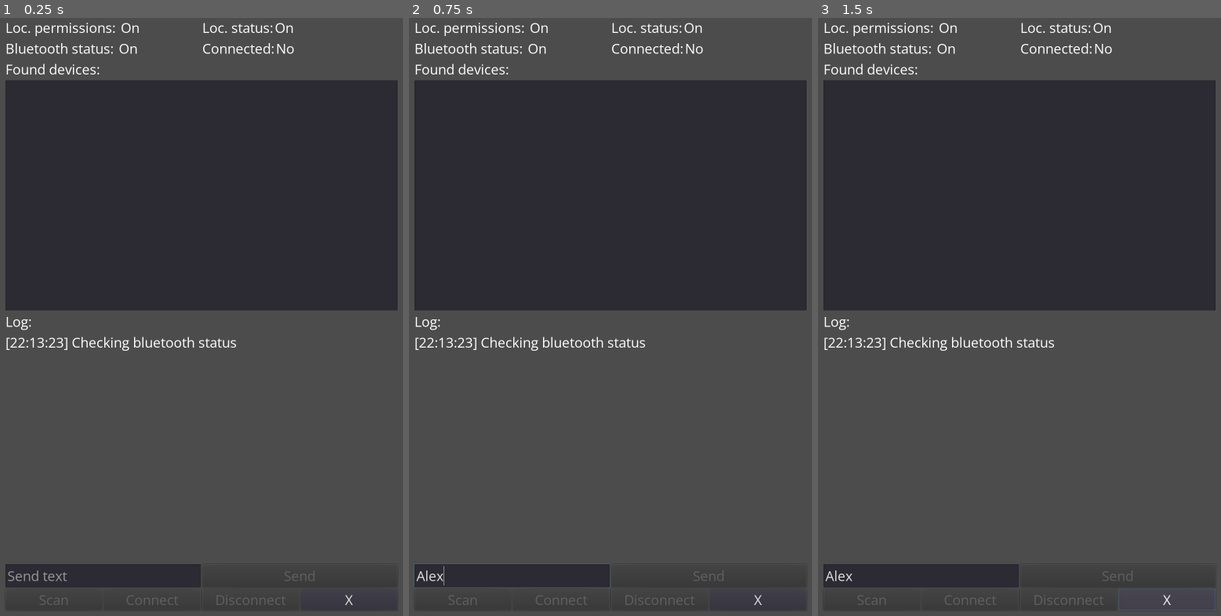
Above: before the commit, frames 1-3 (left to right).
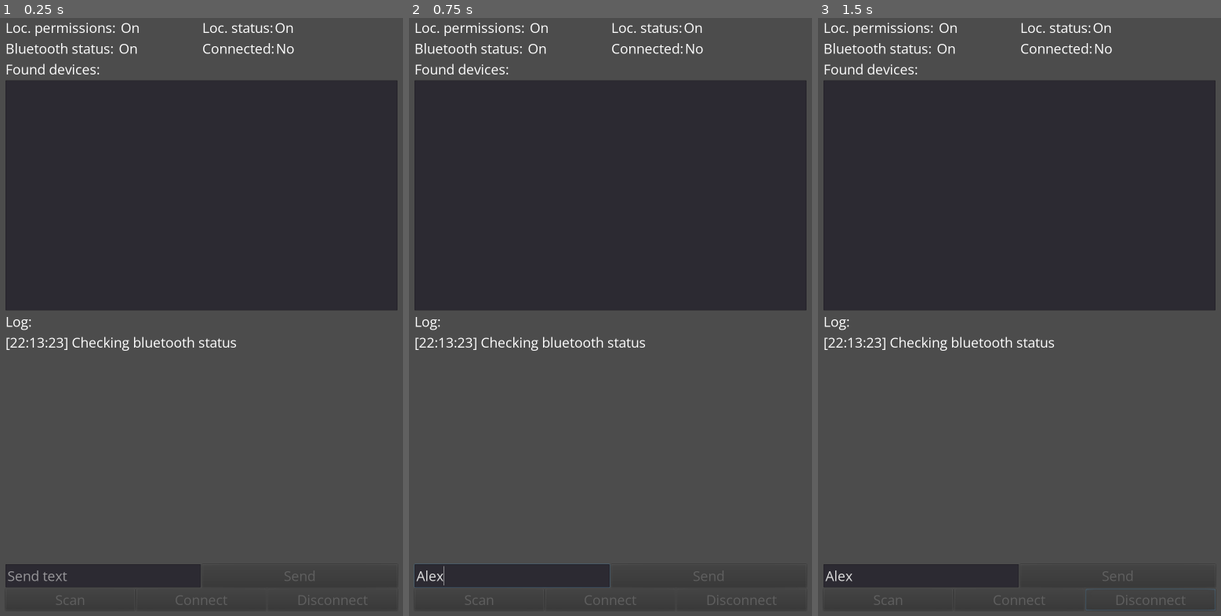
Above: after the commit, the same moments.

Repository: pablojimenezmateo/GodotAndroidBluetoothDemo
Game: Godot game, scene res://MainScene.tscn
Two runs of this game, one before a commit and one after it. Both use one fixed random seed, a clock stepped at 60 frames per second and the inputs below.
Inputs (mouse positions are in pixels of both pictures, inside the frame that each line leads up to):
- Up to frame 1 (0.25 s): no input
- Up to frame 2 (0.75 s): click (513, 574) at 0.52 s; type "Alex" at 0.6 s
- Up to frame 3 (1.5 s): click (1168, 598) at 1.25 s, where only the run before the commit has a clickable "X"

The runs differ from the first frame. In frame 1, 0.2% of the frame differs, in the area x 9-92%, y 96-99%; in frame 2, 0.2%; in frame 3, 0.2%, in the area x 9-92%, y 95-100%.
Error in both runs: Invalid call. Nonexistent function 'bluetoothStatus' in base 'Nil'. (res://MainScene.gd:133)

Commit message:
fix(ui): Remove unused button

Diff:
--- a/MainScene.gd
+++ b/MainScene.gd
@@ -285,7 +285,3 @@
 
 		send_button.disabled = false
 		disconnect_button.disabled = false
-
-
-func _on_Button_button_up():
-	GodotBluetooth344.askToEnableBluetooth()
--- a/MainScene.tscn
+++ b/MainScene.tscn
@@ -176,35 +176,27 @@
 size_flags_horizontal = 3
 
 [node name="ScanButton" type="Button" parent="VBoxContainer/TextAndButtons/Buttons"]
-margin_right = 247.0
+margin_right = 330.0
 margin_bottom = 55.0
 size_flags_horizontal = 3
 text = "Scan"
 
 [node name="ConnectButton" type="Button" parent="VBoxContainer/TextAndButtons/Buttons"]
-margin_left = 251.0
-margin_right = 498.0
+margin_left = 334.0
+margin_right = 665.0
 margin_bottom = 55.0
 size_flags_horizontal = 3
 text = "Connect"
 
 [node name="DisconnectButton" type="Button" parent="VBoxContainer/TextAndButtons/Buttons"]
-margin_left = 502.0
-margin_right = 749.0
+margin_left = 669.0
+margin_right = 1000.0
 margin_bottom = 55.0
 size_flags_horizontal = 3
 text = "Disconnect"
-
-[node name="Button" type="Button" parent="VBoxContainer/TextAndButtons/Buttons"]
-margin_left = 753.0
-margin_right = 1000.0
-margin_bottom = 55.0
-size_flags_horizontal = 3
-text = "X"
 
 [connection signal="item_selected" from="VBoxContainer/Devices/FoundDevicesList" to="." method="_on_FoundDevicesList_item_selected"]
 [connection signal="button_up" from="VBoxContainer/TextAndButtons/HBoxContainer/SendTextButton" to="." method="_on_SendTextButton_button_up"]
 [connection signal="button_up" from="VBoxContainer/TextAndButtons/Buttons/ScanButton" to="." method="_on_scanButton_button_up"]
 [connection signal="button_up" from="VBoxContainer/TextAndButtons/Buttons/ConnectButton" to="." method="_on_ConnectButton_button_up"]
 [connection signal="button_up" from="VBoxContainer/TextAndButtons/Buttons/DisconnectButton" to="." method="_on_DisconnectButton_button_up"]
-[connection signal="button_up" from="VBoxContainer/TextAndButtons/Buttons/Button" to="." method="_on_Button_button_up"]
